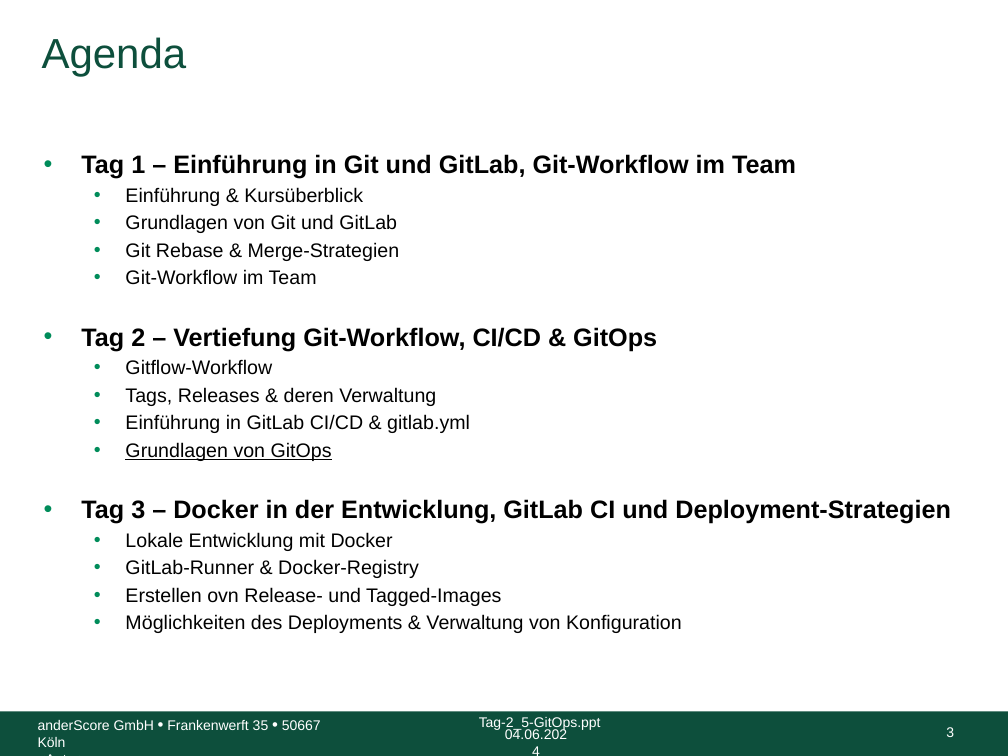
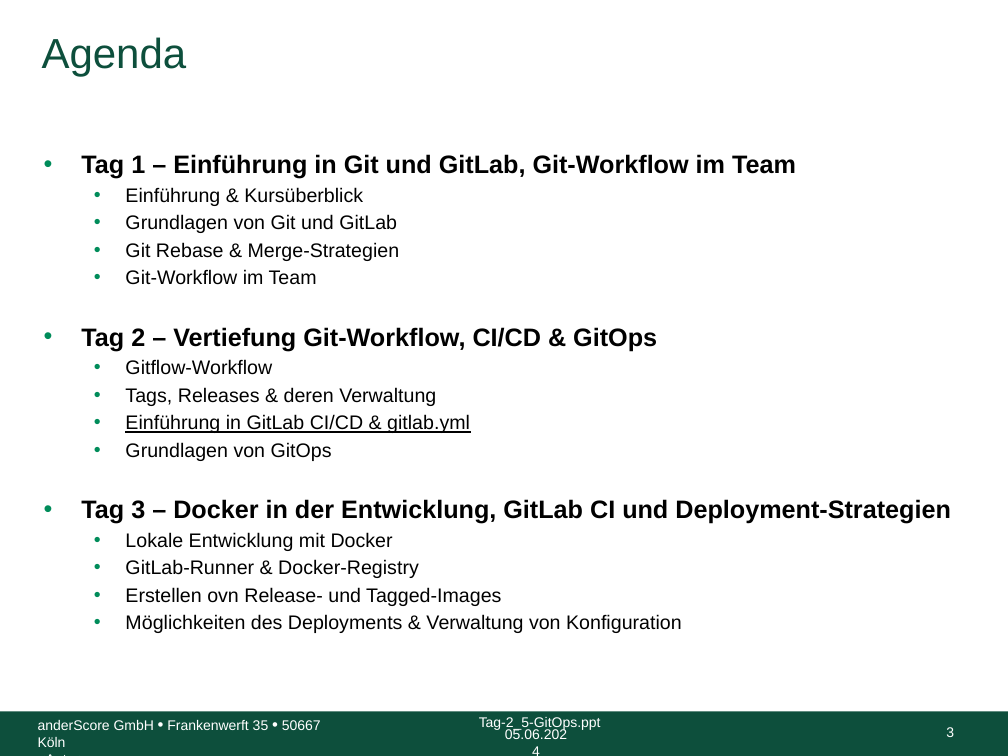
Before and after one commit to anderscore-gmbh/gitlab, a slide deck: slide 3 of slides/Tag-2_4-CI_CD_Aufgaben.pptx. Drawn at 1008x756 pixels with LibreOffice and Linux fonts; fonts in the diff are those of the drawing; background and template pictures are left out. Boxes give left, top, right and bottom in pixels: in the first picture for what was removed or moved away, otherwise in the second. Text is boxed around its words. In the diff, an @@ line names an element or a change of style, - is before the commit and + after.

Commit message:
Tag-2_4: Agenda angepasst

```diff
--- a/slides/Tag-2_4-CI_CD_Aufgaben.pptx
+++ b/slides/Tag-2_4-CI_CD_Aufgaben.pptx
@@ text at [125, 414, 470, 461]: underline on in "Einführung in GitLab CI/CD & gitlab.yml"; underline off in "Grundlagen von GitOps" @@
@@ text at [505, 728, 567, 739]: text changed @@
-04.06.2024
+05.06.2024
```
Also in this commit, not shown: 14 other slides changed.
